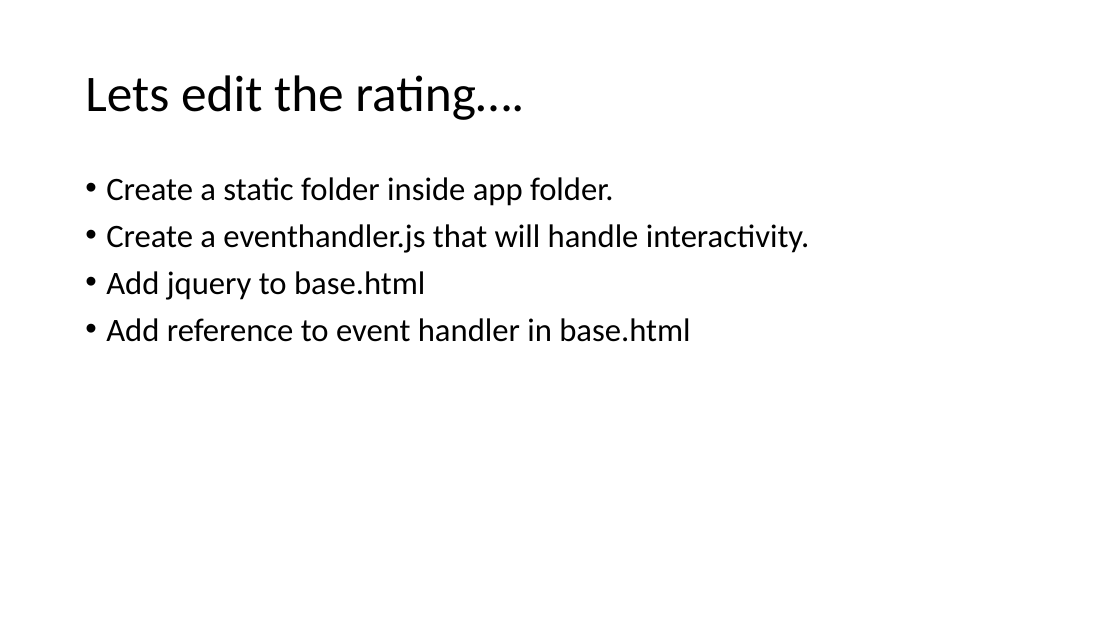
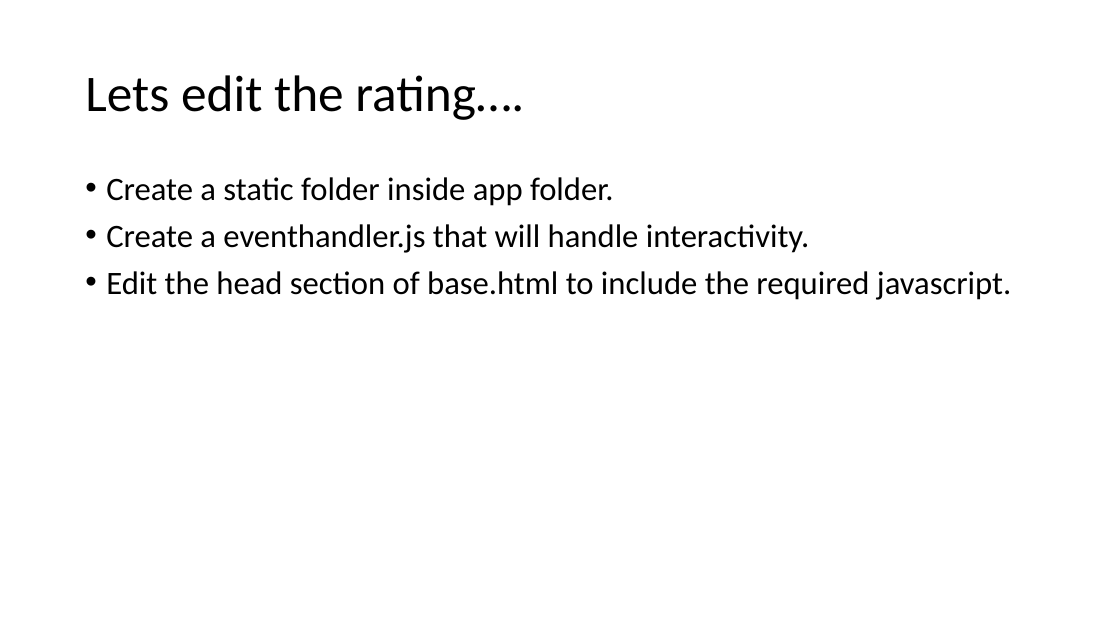
Before and after one commit to DivyaKampalli/movie-rating, a slide deck: slide 25 of Fullstack Tutorial.pptx. Drawn at 1120x630 pixels with LibreOffice and Linux fonts; fonts in the diff are those of the drawing. Boxes give left, top, right and bottom in pixels: in the first picture for what was removed or moved away, otherwise in the second. Text is boxed around its words. In the diff, an @@ line names an element or a change of style, - is before the commit and + after.

```diff
--- a/Fullstack Tutorial.pptx
+++ b/Fullstack Tutorial.pptx
@@ text at bbox=[106, 271, 1011, 300]: text changed @@
-• Add jquery to base.html
-• Add reference to event handler in base.html
+• Edit the head section of base.html to include the required javascript.
```
Also in this commit, not shown: 3 other slides changed, 4 slides added, 4 other files.
